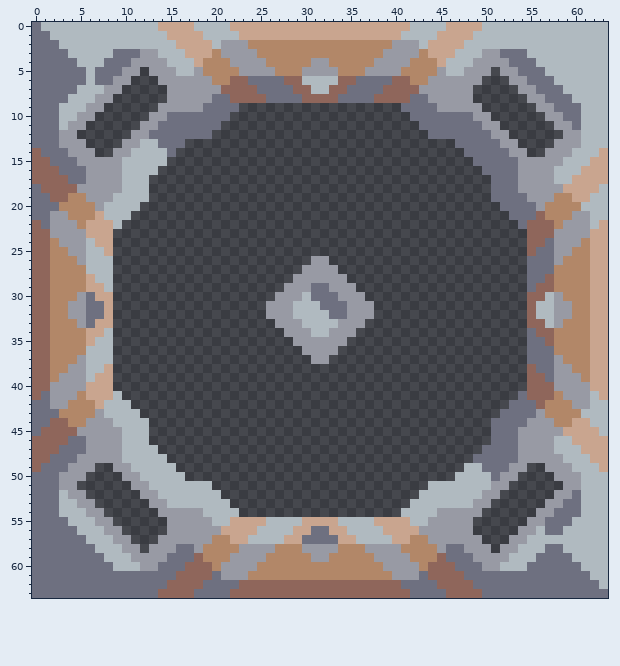
Pixel-art sprite, stored at assets/sprites/blocks/carbonFiberProcessingFactory.png. Above, as it was before the edit.
The file is 64x64 pixels.
After the commit:
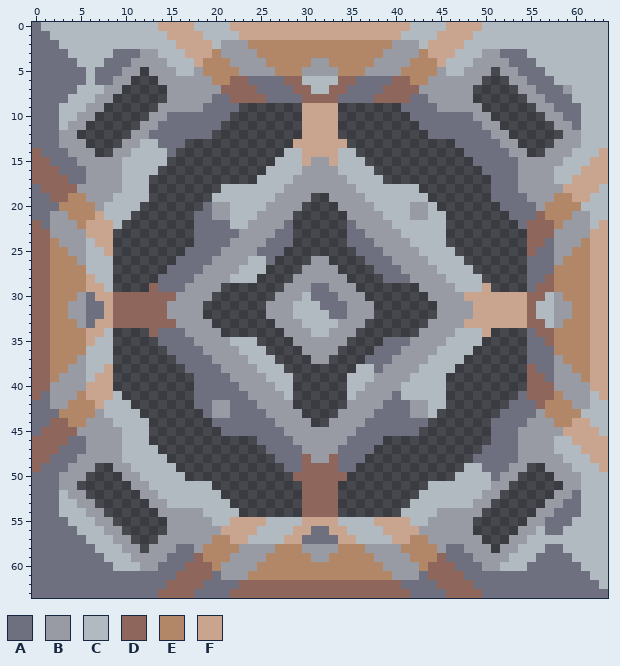
Palette (. is transparent): A #6e7080  B #989aa4  C #b0bac0  D #8f665b  E #b28768  F #c9a58f
Changes in this commit:
@@ x 0..63 @@
  6 AAAAAACAABB...BBBBBBEEDDAAAADDCCCCDDAAAADDEEBBBBBB...BBAAACCCCCC
- 7 AAAAACCCBB.....BBBBBBDDDDAAAADDCCDDAAAADDDDBBBBBB.....BBAAACCCCC
+ 7 AAAAACCCBB.....BBBBBBDDDDAAAADDCCDDAAAADDDDBBBBBB.....BBAAABCCCC
  8 AAAACCCBB......BBBBBAADDDDAAAADDDDAAAADDDDAABBBBB......BBAAACCCC
- 9 AAACCCBB......BBBBBAAAA..................AAAABBBBB......BBAAACCC
-10 AAACCBB......BBAAAAAAA....................AAAAAAABB......BBAACCC
-11 AAACBB......BBAAAAAAA......................AAAAAAABB......BBACCC
-12 AAABB......BBAAAAAAA........................AAAAAAABB......BBCCC
-13 AAABBB....BBCCAAA..............................AAAAABB....BBBCCC
-14 DAAABBB..BBCCCCA................................AAAAABB..BBBCCCF
-15 DDAAABBBBBCCCCC..................................AAAAABBBBBCCCFF
-16 DDDAAABBBBCCCC....................................AAAABBBBCCCFFF
-17 DDDDAABBBBCCC......................................AAABBBBCCFFFF
-18 ADDDDBBBBBCCC......................................AAABBBBBFFFFC
-19 AADDEEBBBCCCC......................................AAAABBBEEFFCC
-20 AAAEEEEBCCCC........................................AAAABEEEECCC
-21 AABBEEEFCCC..........................................AAADEEEBBCC
-22 DABBBEFFFC............................................ADDDEBBBCF
-23 DDBBBBFFF..............................................DDDBBBBFF
-24 DDEBBBCFF..............................................DDABBBEFF
-25 DDEEBBCCF..............................................DAABBEEFF
-26 DDEEEBCCC......................BB......................AAABEEEFF
-27 DDEEEECCC.....................BBBB.....................AAAEEEEFF
-28 DDEEEEFCC....................BBBBBB....................AADEEEEFF
-29 DDEEEEFFC...................BBBAABBB...................ADDEEEEFF
-30 DDEEEBAFF..................BBBCAAABBB..................DDCBEEEFF
-31 DDEEBBAAF.................BBBCCCAAABBB.................DCCBBEEFF
-32 DDEEBBAAF.................BBBCCCCAABBB.................DCCBBEEFF
-33 DDEEEBAFF..................BBBCCCCBBB..................DDCBEEEFF
-34 DDEEEEFFC...................BBBCCBBB...................ADDEEEEFF
-35 DDEEEEFCC....................BBBBBB....................AADEEEEFF
-36 DDEEEECCC.....................BBBB.....................AAAEEEEFF
-37 DDEEEBCCC......................BB......................AAABEEEFF
-38 DDEEBBCCF..............................................DAABBEEFF
-39 DDEBBBCFF..............................................DDABBBEFF
-40 DDBBBBFFF..............................................DDDBBBBFF
-41 DABBBEFFFC............................................ADDDEBBBCF
-42 AABBEEEFCCC..........................................AAADEEEBBCC
-43 AAAEEEEBCCCC........................................AAAABEEEECCC
-44 AADDEEBBBCCCC......................................AAAABBBEEFFCC
-45 ADDDDBBBBBCCC......................................AAABBBBBFFFFC
-46 DDDDAABBBBCCC......................................AAABBBBCCFFFF
-47 DDDAAABBBBCCCC....................................AAAABBBBCCCFFF
-48 DDAAABBBBBCCCCC..................................AAAAABBBBBCCCFF
-49 DAAABBB..BBCCCCC................................CCAAABB..BBBCCCF
-50 AAABBB....BBCCCCC..............................CCCCABB....BBBCCC
-51 AAABB......BBCCCCCCC........................CCCCCCCBB......BBCCC
-52 AAACBB......BBCCCCCCC......................CCCCCCCBB......BBACCC
-53 AAACCBB......BBCCCCCCC....................CCCCCCCBB......BBAACCC
-54 AAACCCBB......BBBBBCCCC..................CCCCBBBBB......BBAAACCC
+ 9 AAACCCBB......BBBBBAAAA.......FFFF.......AAAABBBBB......BBAAACCC
+10 AAACCBB......BBAAAAAAA........FFFF........AAAAAAABB......BBAACCC
+11 AAACBB......BBAAAAAAA.........FFFF.........AAAAAAABB......BBACCC
+12 AAABB......BBAAAAAAA..........FFFF..........AAAAAAABB......BBCCC
+13 AAABBB....BBCCAAA............FFFFFF............AAAAABB....BBBCCC
+14 DAAABBB..BBCCCCA............CCFFFFCC............AAAAABB..BBBCCCF
+15 DDAAABBBBBCCCCC............CCCFBBFCCC............AAAAABBBBBCCCFF
+16 DDDAAABBBBCCCC............CCCCBBBBCCCC............AAAABBBBCCCFFF
+17 DDDDAABBBBCCC............CCCCBBBBBBCCCC............AAABBBBCCFFFF
+18 ADDDDBBBBBCCC........CCCCCCCBBBBBBBBCCCCCCC........AAABBBBBFFFFC
+19 AADDEEBBBCCCC.......CCCCCCCBBBB..BBBBCCCCCCC.......AAAABBBEEFFCC
+20 AAAEEEEBCCCC.......ABBCCCCBBBB....BBBBCCCCBBC.......AAAABEEEECCC
+21 AABBEEEFCCC.......AABBCCCBBBB......BBBBCCCBBCC.......AAADEEEBBCC
+22 DABBBEFFFC........AAAACCBBBBA......ABBBBCCCCCC........ADDDEBBBCF
+23 DDBBBBFFF.........AAAAABBBBAA......AABBBBCCCCC.........DDDBBBBFF
+24 DDEBBBCFF.........AAAABBBBAAA......AAABBBBCCCC.........DDABBBEFF
+25 DDEEBBCCF........AAAABBBBAAA........AAABBBBCCCC........DAABBEEFF
+26 DDEEEBCCC.......AAAABBBBCCA....BB....AAABBBBCCCC.......AAABEEEFF
+27 DDEEEECCC......AAAABBBBCCC....BBBB....AAABBBBCCCC......AAAEEEEFF
+28 DDEEEEFCC.....AAAABBBBCCC....BBBBBB....AAABBBBCCCC.....AADEEEEFF
+29 DDEEEEFFC....DAAABBBB.......BBBAABBB.......BBBBCCCF....ADDEEEEFF
+30 DDEEEBAFFDDDDDDDBBBB.......BBBCAAABBB.......BBBBFFFFFFFDDCBEEEFF
+31 DDEEBBAAFDDDDDDBBBB.......BBBCCCAAABBB.......BBBBFFFFFFDCCBBEEFF
+32 DDEEBBAAFDDDDDDBBBB.......BBBCCCCAABBB.......BBBBFFFFFFDCCBBEEFF
+33 DDEEEBAFFDDDDDDDBBBB.......BBBCCCCBBB.......BBBBFFFFFFFDDCBEEEFF
+34 DDEEEEFFC....DAAABBBB.......BBBCCBBB.......BBBBCCCF....ADDEEEEFF
+35 DDEEEEFCC.....AAAABBBBCCC....BBBBBB....AAABBBBCCCC.....AADEEEEFF
+36 DDEEEECCC......AAAABBBBCCC....BBBB....AAABBBBCCCC......AAAEEEEFF
+37 DDEEEBCCC.......AAAABBBBCCC....BB....AAABBBBCCCC.......AAABEEEFF
+38 DDEEBBCCF........AAAABBBBCCC........CCABBBBCCCC........DAABBEEFF
+39 DDEBBBCFF.........AAAABBBBCCC......CCCBBBBCCCC.........DDABBBEFF
+40 DDBBBBFFF.........AAAAABBBBCC......CCBBBBCCCCC.........DDDBBBBFF
+41 DABBBEFFFC........AAAAAABBBBC......CBBBBACCCCC........ADDDEBBBCF
+42 AABBEEEFCCC.......AABBAAABBBB......BBBBAAABBCC.......AAADEEEBBCC
+43 AAAEEEEBCCCC.......ABBAAAABBBB....BBBBAAAABBC.......AAAABEEEECCC
+44 AADDEEBBBCCCC.......AAAAAAABBBB..BBBBAAAAAAA.......AAAABBBEEFFCC
+45 ADDDDBBBBBCCC........AAAAAAABBBBBBBBAAAAAAA........AAABBBBBFFFFC
+46 DDDDAABBBBCCC............AAAABBBBBBAAAA............AAABBBBCCFFFF
+47 DDDAAABBBBCCCC............AAAABBBBAAAA............AAAABBBBCCCFFF
+48 DDAAABBBBBCCCCC............AAADBBDAAA............AAAAABBBBBCCCFF
+49 DAAABBB..BBCCCCC............AADDDDAA............CCAAABB..BBBCCCF
+50 AAABBB....BBCCCCC............DDDDDD............CCCCABB....BBBCCC
+51 AAABB......BBCCCCCCC..........DDDD..........CCCCCCCBB......BBCCC
+52 AAACBB......BBCCCCCCC.........DDDD.........CCCCCCCBB......BBACCC
+53 AAACCBB......BBCCCCCCC........DDDD........CCCCCCCBB......BBAACCC
+54 AAACCCBB......BBBBBCCCC.......DDDD.......CCCCBBBBB......BBAAACCC
 55 AAAACCCBB......BBBBBCCFFFFCCCCFFFFCCCCFFFFCCBBBBB......BBAAACCCC
Where, in picture pixels (left, top, right, bottom), the same in both pictures:
changed: (563, 85, 572, 94)
added: (113, 103, 527, 517)
